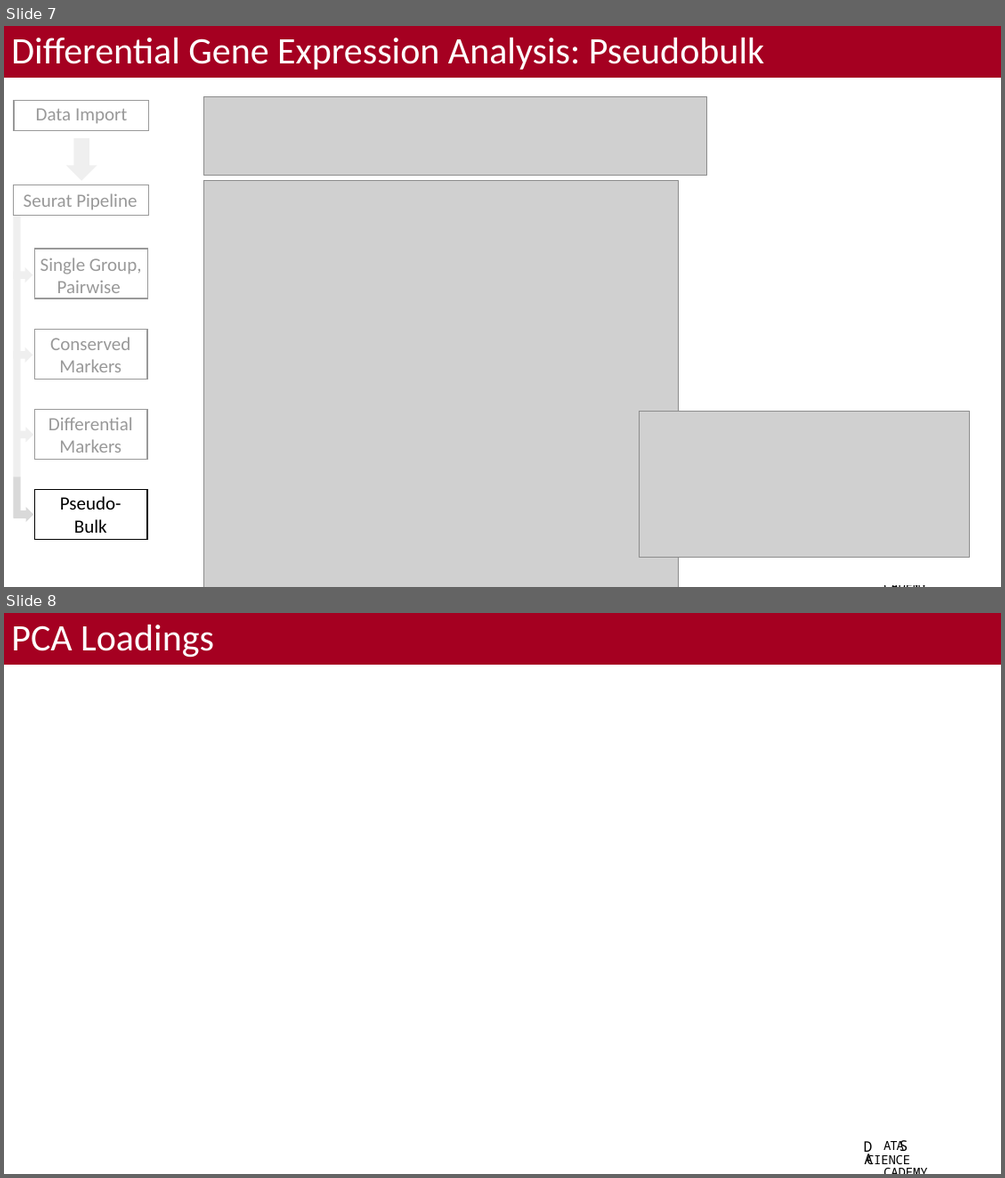
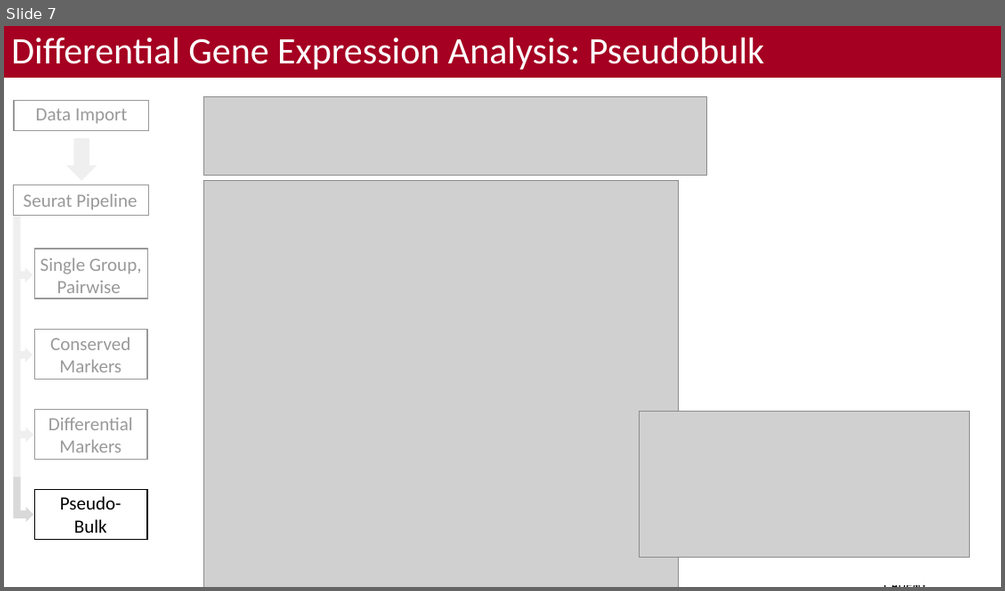
Before and after one commit to bacorli2/scrna_workshop, a slide deck: M5_Seurat_DGE_and_Exploratory/M5_Seurat_DGE_Exploratory.pptx. Shown one above the other, each under a label of ours: slides 7 and 8 before the commit, slide 7 after it. The pictures are 1005x1178 and 1005x591 pixels, drawn with LibreOffice and Linux fonts; fonts in the diff are those of the drawing; grey boxes stand for pictures; background and template pictures are left out. Boxes give left, top, right and bottom in pixels: in the first picture for what was removed or moved away, otherwise in the second. Text is boxed around its words. In the diff, an @@ line names an element or a change of style, - is before the commit and + after.

```diff
--- a/M5_Seurat_DGE_and_Exploratory/M5_Seurat_DGE_Exploratory.pptx
+++ b/M5_Seurat_DGE_and_Exploratory/M5_Seurat_DGE_Exploratory.pptx
@@ slide 8 removed at (4, 613, 1001, 1174), background #FFFFFF; not listed: 2 template elements that a slide beside it also shows @@
@@ title removed at (4, 613, 1001, 665) @@
-PCA Loadings
@@ text removed at (864, 1141, 873, 1156) @@
-D
@@ text removed at (899, 1140, 908, 1151) @@
-S
```
Also in this commit, not shown: 3 slides changed, 8 slides added, 1 other file.
